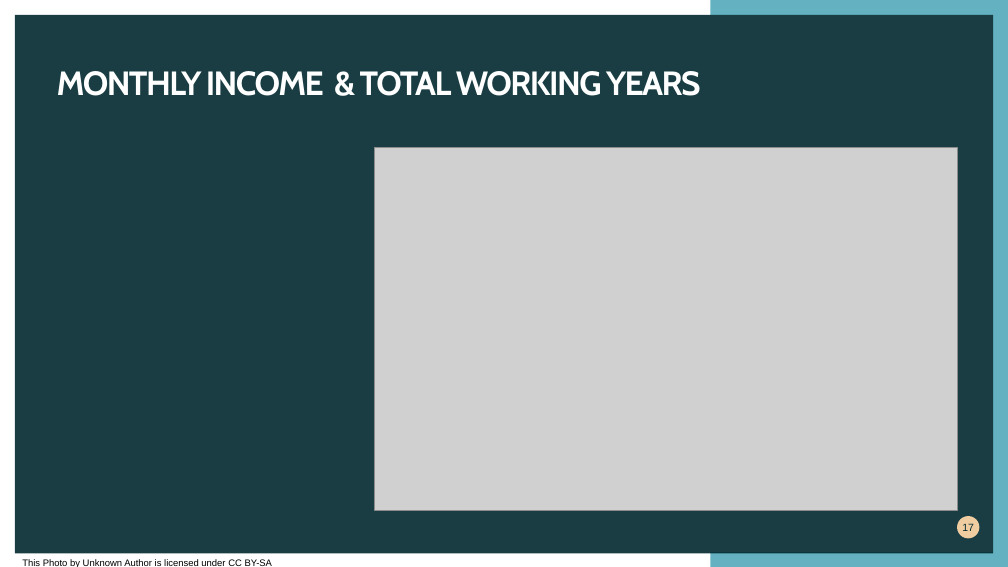
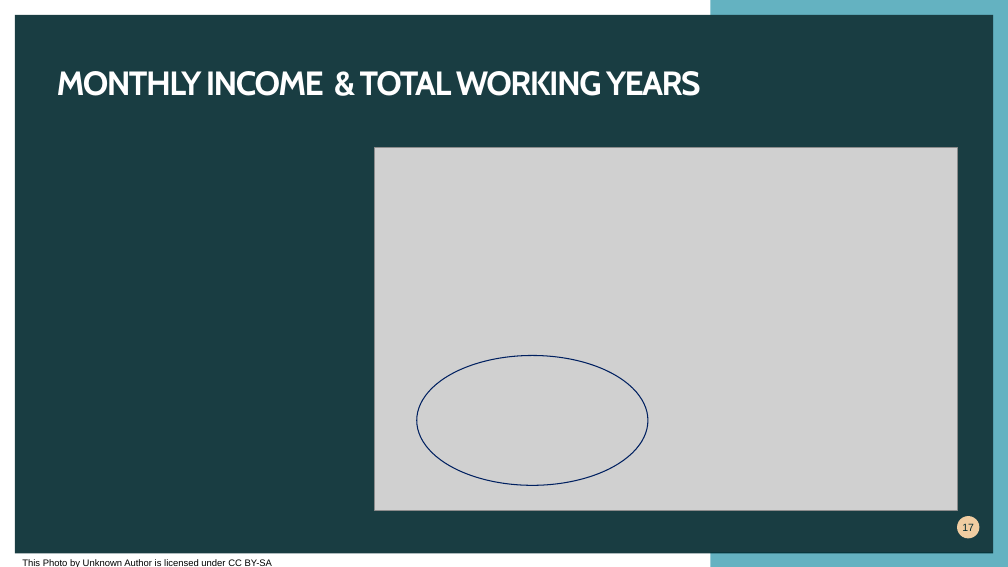
Before and after one commit to athibeaux/DS6306, a slide deck: slide 17 of CaseStudy2_Thibeaux/CaseStudy2_Thibeaux_Ppt.pptx. Drawn at 1008x567 pixels with LibreOffice and Linux fonts; fonts in the diff are those of the drawing; grey boxes stand for pictures; background and template pictures are left out. Boxes give left, top, right and bottom in pixels: in the first picture for what was removed or moved away, otherwise in the second. Text is boxed around its words. In the diff, an @@ line names an element or a change of style, - is before the commit and + after.

```diff
--- a/CaseStudy2_Thibeaux/CaseStudy2_Thibeaux_Ppt.pptx
+++ b/CaseStudy2_Thibeaux/CaseStudy2_Thibeaux_Ppt.pptx
@@ ellipse added at bbox=[417, 355, 648, 485], outline #002060 1 pt @@
```
Also in this commit, not shown: 13 other slides changed.
